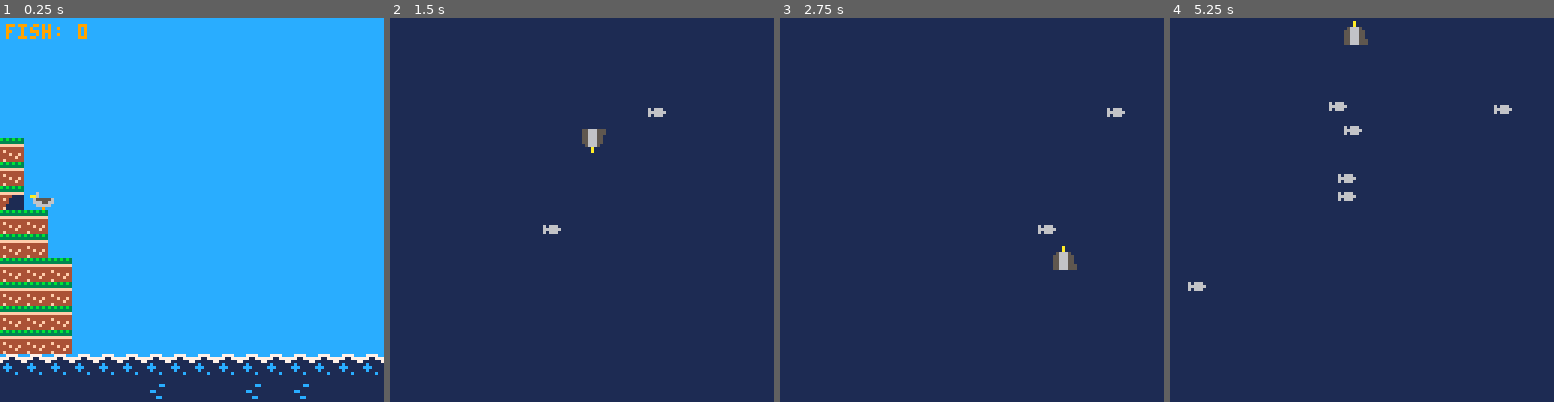
Above: before the commit, frames 1-4 (left to right).
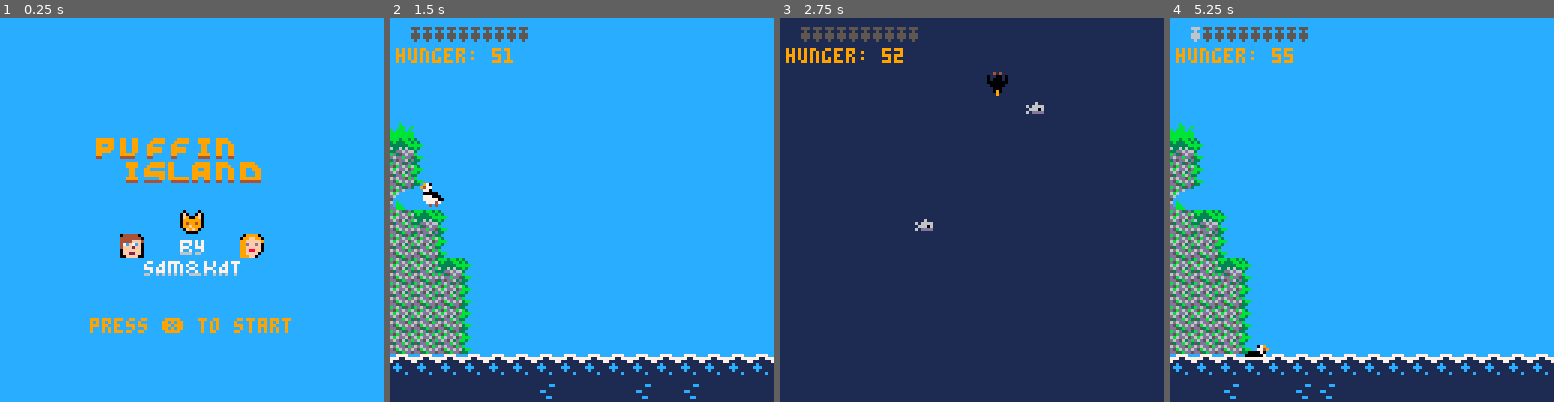
Above: after the commit, the same moments.

Repository: sam-higton/pico8-experiments
Game: PICO-8 cartridge tinygames/puffinisland.p8
The game is run twice, just before and just after one commit, with the same random seed, the same clock (stepped at 60 frames per second) and the same inputs.
Inputs:
- Up to frame 1 (0.25 s): no input
- Up to frame 2 (1.5 s): tap X (X key) at 0.33, 1.07 s; tap O (Z key) at 0.7 s
- Up to frame 3 (2.75 s): hold Right 1.6-2.1 s; tap O (Z key) at 1.7, 2.1, 2.5 s; tap X (X key) at 1.85 s; hold Up 2.15-2.42 s; hold Right from 2.47 s (still down)
- Up to frame 4 (5.25 s): tap O (Z key) every 0.4 s from 2.9 to 4.9 s; tap X (X key) at 2.97, 4.08, 5.2 s; release Right at 3.03 s; hold Left 3.08-3.58 s; hold Down 3.63-3.97 s; hold Right 4.02-4.68 s; hold Up 4.73-5.03 s; hold Left from 5.08 s (still down)

The runs differ from the first frame. In frame 1, 24% of the frame differs, in the area x 0-100%, y 1-100%; in frame 2, 90%, in the area x 0-100%, y 0-100%; in frame 3, 2.0%; in frame 4, 90%.

Commit message:
finished

Diff:
--- a/tinygames/puffinisland.p8
+++ b/tinygames/puffinisland.p8
@@ -15,6 +15,8 @@
 -- game over
 
 poke(0x5f5c, 255) -- remove btnp repeat
+palt(0, false) -- make black not transparent
+palt(14, true) -- make pink transparent
 
 function objects_collide(a, b)
 	return a.x < b.x + 8
@@ -116,6 +118,7 @@
 		y = y,
 		dive_x = 0,
 		dive_y = 0,
+		cave_x=0,
 		velx = 0,
 		vely = 0,
 		dive_vely = 0,
@@ -132,6 +135,7 @@
 		terminal_velocity = 2.5,
 		dive_rate = 0.5,
 		fish_in_mouth = 0,
+		chick_hunger = 50,
 		collision_state = {
 			has_col = false,
 			topleft = false,
@@ -184,8 +188,66 @@
 	)
 end
 
+function puffin:draw_cave()
+	printh("FISH: ".. self.fish_in_mouth)
+	if self.fish_in_mouth > 0 then
+		sprite = 66
+	else
+		sprite = 64
+	end
+	spr(
+		sprite,
+		self.cave_x,
+		57, 2,2,
+		self.moving_right
+	)
+end
+
 function puffin:collide(flag)
 	return collide(flag, self.x, self.y)
+end
+
+function puffin:enter_cave()
+	self.cave_x = 70
+	scene = 'cave'
+end
+
+function puffin:exit_cave()
+	self.x = 10
+	self.moving_right = true
+	scene = 'main'
+end
+
+function puffin:update_cave()
+	if btn(⬅️) then
+		self.moving_left = true
+	else
+		self.moving_left = false
+	end
+
+	if btn(➡️) then
+		self.moving_right = true
+	else
+		self.moving_right = false
+	end
+
+	if self.moving_left and self.cave_x > 27 then
+		self.cave_x -= 1
+	end
+
+	if self.moving_right then
+		self.cave_x += 1
+	end
+
+	if self.cave_x < 30 then
+		self.chick_hunger -= self.fish_in_mouth * 2
+		self.fish_in_mouth = 0
+	end
+
+
+	if self.cave_x > 75 then
+		self:exit_cave()
+	end
 end
 
 function puffin:start_dive()
@@ -257,7 +319,9 @@
 
 function puffin:check_inputs()
 	if btnp(🅾️) then
-		self.diving = true
+		if self.x > 24 then
+			self.diving = true
+		end
 		return
 	end
 
@@ -349,6 +413,9 @@
 		self.vely = 0
 	end
 
+	if collide(5, self.x, self.y).has_col then
+		self:enter_cave()
+	end
 	-- self.x = next_x
 	self.y = next_y
 
@@ -369,8 +436,37 @@
 end
 --end puffin
 
+function start_game()
+	player_puffin = puffin.new(10, 54)
+	scene = 'main'
+end
+
+function draw_start_screen()
+	cls(12)
+	map(16, 0)
+	print("press ❎ to start", 30, 100, 9)
+end
+
+function update_start_screen()
+	if btnp(❎) then
+		start_game()
+	end
+end
+
 function _init()
-	player_puffin = puffin.new(10, 54)
+	scene = 'start'
+end
+
+function draw_game_over()
+	cls(12)
+	map(32, 0)
+	-- print("game over", 50, 50, 9)
+end
+
+function update_game_over()
+	if btnp(❎) then
+		scene = 'start'
+	end
 end
 
 function _update()
@@ -378,15 +474,30 @@
 		player_puffin:update()
 	elseif scene == 'diving' then
 		player_puffin:update_dive()
-	end
-
-	if t() % 3 == 0 then
-		for i = 0, 15 do
-			val = 18
-			if rnd() > 0.8 then
-				val = 19
+	elseif scene == 'cave' then
+		player_puffin:update_cave()
+	elseif scene == 'start' then
+		update_start_screen()
+	elseif scene == 'game_over' then
+		update_game_over()
+	end
+
+	if scene == 'main' or scene == 'diving' or scene == 'cave' then
+		if t() % 3 == 0 then
+			for i = 0, 15 do
+				val = 18
+				if rnd() > 0.8 then
+					val = 19
+				end
+				mset(i, 15, val)
 			end
-			mset(i, 15, val)
+		end
+
+		if t() % 1 == 0 then
+			player_puffin.chick_hunger += 1
+			if player_puffin.chick_hunger >= 100 then
+				scene = 'game_over'
+			end
 		end
 	end
 end
@@ -396,12 +507,97 @@
 		cls(12)
 		map()
 		player_puffin:draw()
-		print("fish: " .. player_puffin.fish_in_mouth, 2, 2, 9)
+
 	elseif scene == 'diving' then
 		cls(1)
 		player_puffin:draw_diving()
-	end
-end
+	elseif scene == 'cave' then
+		cls(12)
+		map(0,16)
+		player_puffin:draw_cave()
+	elseif scene == 'start' then
+		draw_start_screen()
+	elseif scene == 'game_over' then
+		draw_game_over()
+	end
+
+	if scene == 'main' or scene == 'diving' or scene == 'cave' then
+		print("hunger: " .. player_puffin.chick_hunger, 2, 10, 9)
+
+		for i=1, 10 do
+			if i <= player_puffin.fish_in_mouth then
+				fish_icon = 7
+			else
+				fish_icon = 6
+			end
+			spr(fish_icon, 3 + (i*4), 3)
+		end
+	end
+end
+…(64 lines of a section not shown)…
 
 
 
@@ -429,22 +625,38 @@
 
 
 __gff__
-0000000400000000000000000000000001030008000000000000000000000000210000000000000000000000000000000000000000000000000000000000000000000000000000000000000000000000000000000000000000000000000000000000000000000000000000000000000000000000000000000000000000000000
+0000000400000000000000000000000001030008000000000000000000000000210101000000000000000000000000000100000000000000000000000000000000000000000000000000000000000000000000000000000000000000000000000000000000000000000000000000000000000000000000000000000000000000
 0000000000000000000000000000000000000000000000000000000000000000000000000000000000000000000000000000000000000000000000000000000000000000000000000000000000000000000000000000000000000000000000000000000000000000000000000000000000000000000000000000000000000000
 __map__
 0000000000000000000000000000000000000000000000000000000000000000000000000000000000000000000000000000000000000000000000000000000000000000000000000000000000000000000000000000000000000000000000000000000000000000000000000000000000000000000000000000000000000000
 0000000000000000000000000000000000000000000000000000000000000000000000000000000000000000000000000000000000000000000000000000000000000000000000000000000000000000000000000000000000000000000000000000000000000000000000000000000000000000000000000000000000000000
 0000000000000000000000000000000000000000000000000000000000000000000000000000000000000000000000000000000000000000000000000000000000000000000000000000000000000000000000000000000000000000000000000000000000000000000000000000000000000000000000000000000000000000
 0000000000000000000000000000000000000000000000000000000000000000000000000000000000000000000000000000000000000000000000000000000000000000000000000000000000000000000000000000000000000000000000000000000000000000000000000000000000000000000000000000000000000000
+3400000000000000000000000000000000000000000000000000000000000000000000000000000000000000000000000000000000000000000000000000000000000000000000000000000000000000000000000000000000000000000000000000000000000000000000000000000000000000000000000000000000000000
+2125000000000000000000000000000000000000808182828384000000000000000000000000000000000000000000000000000000000000000000000000000000000000000000000000000000000000000000000000000000000000000000000000000000000000000000000000000000000000000000000000000000000000
+3025000000000000000000000000000000000000008385868784880000000000000000000000000000000000000000000000000000000000000000000000000000000000000000000000000000000000000000000000000000000000000000000000000000000000000000000000000000000000000000000000000000000000
+2000000000000000000000000000000000000000000000000000000000000000000000000000000000000000000000000000000000000000000000000000000000000000000000000000000000000000000000000000000000000000000000000000000000000000000000000000000000000000000000000000000000000000
+3010250000000000000000000000000000000000000000898a000000000000000000000000008b878c8d0000000000000000000000000000000000000000000000000000000000000000000000000000000000000000000000000000000000000000000000000000000000000000000000000000000000000000000000000000
+303025000000000000000000000000000000000000a000989900a100000000000000000000008e8f8d9f0000000000000000000000000000000000000000000000000000000000000000000000000000000000000000000000000000000000000000000000000000000000000000000000000000000000000000000000000000
+30301025000000000000000000000000000000000000a8a9aaab000000000000000000000000000000000000000000000000000000000000000000000000000000000000000000000000000000000000000000000000000000000000000000000000000000000000000000000000000000000000000000000000000000000000
+3030302500000000000000000000000000000000000000000000000000000000000000000000000000000000000000000000000000000000000000000000000000000000000000000000000000000000000000000000000000000000000000000000000000000000000000000000000000000000000000000000000000000000
+3030302500000000000000000000000000000000000000000000000000000000000000000000000000000000000000000000000000000000000000000000000000000000000000000000000000000000000000000000000000000000000000000000000000000000000000000000000000000000000000000000000000000000
+3030302500000000000000000000000000000000000000000000000000000000000000000000000000000000000000000000000000000000000000000000000000000000000000000000000000000000000000000000000000000000000000000000000000000000000000000000000000000000000000000000000000000000
+1111111111111111111111111111111100000000000000000000000000000000000000000000000000000000000000000000000000000000000000000000000000000000000000000000000000000000000000000000000000000000000000000000000000000000000000000000000000000000000000000000000000000000
+1212121212121312121213121312121200000000000000000000000000000000000000000000000000000000000000000000000000000000000000000000000000000000000000000000000000000000000000000000000000000000000000000000000000000000000000000000000000000000000000000000000000000000
 0000000000000000000000000000000000000000000000000000000000000000000000000000000000000000000000000000000000000000000000000000000000000000000000000000000000000000000000000000000000000000000000000000000000000000000000000000000000000000000000000000000000000000
-1000000000000000000000000000000000000000000000000000000000000000000000000000000000000000000000000000000000000000000000000000000000000000000000000000000000000000000000000000000000000000000000000000000000000000000000000000000000000000000000000000000000000000
-1000000000000000000000000000000000000000000000000000000000000000000000000000000000000000000000000000000000000000000000000000000000000000000000000000000000000000000000000000000000000000000000000000000000000000000000000000000000000000000000000000000000000000
-2000000000000000000000000000000000000000000000000000000000000000000000000000000000000000000000000000000000000000000000000000000000000000000000000000000000000000000000000000000000000000000000000000000000000000000000000000000000000000000000000000000000000000
-1010000000000000000000000000000000000000000000000000000000000000000000000000000000000000000000000000000000000000000000000000000000000000000000000000000000000000000000000000000000000000000000000000000000000000000000000000000000000000000000000000000000000000
-1010000000000000000000000000000000000000000000000000000000000000000000000000000000000000000000000000000000000000000000000000000000000000000000000000000000000000000000000000000000000000000000000000000000000000000000000000000000000000000000000000000000000000
-1010100000000000000000000000000000000000000000000000000000000000000000000000000000000000000000000000000000000000000000000000000000000000000000000000000000000000000000000000000000000000000000000000000000000000000000000000000000000000000000000000000000000000
-1010100000000000000000000000000000000000000000000000000000000000000000000000000000000000000000000000000000000000000000000000000000000000000000000000000000000000000000000000000000000000000000000000000000000000000000000000000000000000000000000000000000000000
-1010100000000000000000000000000000000000000000000000000000000000000000000000000000000000000000000000000000000000000000000000000000000000000000000000000000000000000000000000000000000000000000000000000000000000000000000000000000000000000000000000000000000000
-1010100000000000000000000000000000000000000000000000000000000000000000000000000000000000000000000000000000000000000000000000000000000000000000000000000000000000000000000000000000000000000000000000000000000000000000000000000000000000000000000000000000000000
-1111111111111111111111111111111111110000000000000000000000000000000000000000000000000000000000000000000000000000000000000000000000000000000000000000000000000000000000000000000000000000000000000000000000000000000000000000000000000000000000000000000000000000
-1212121212121312121213121312121212120000000000000000000000000000000000000000000000000000000000000000000000000000000000000000000000000000000000000000000000000000000000000000000000000000000000000000000000000000000000000000000000000000000000000000000000000000
+0000000000000000000000000000000000000000000000000000000000000000000000000000000000000000000000000000000000000000000000000000000000000000000000000000000000000000000000000000000000000000000000000000000000000000000000000000000000000000000000000000000000000000
+3434343434000000000000000000000000000000000000000000000000000000000000000000000000000000000000000000000000000000000000000000000000000000000000000000000000000000000000000000000000000000000000000000000000000000000000000000000000000000000000000000000000000000
+2121212121263434343434000000000000000000000000000000000000000000000000000000000000000000000000000000000000000000000000000000000000000000000000000000000000000000000000000000000000000000000000000000000000000000000000000000000000000000000000000000000000000000
+3030303030101010101010250000000000000000000000000000000000000000000000000000000000000000000000000000000000000000000000000000000000000000000000000000000000000000000000000000000000000000000000000000000000000000000000000000000000000000000000000000000000000000
+3030303030303030242323000000000000000000000000000000000000000000000000000000000000000000000000000000000000000000000000000000000000000000000000000000000000000000000000000000000000000000000000000000000000000000000000000000000000000000000000000000000000000000
+3030242323232323000000000000000000000000000000000000000000000000000000000000000000000000000000000000000000000000000000000000000000000000000000000000000000000000000000000000000000000000000000000000000000000000000000000000000000000000000000000000000000000000
+3030250000000000000000000000000000000000000000000000000000000000000000000000000000000000000000000000000000000000000000000000000000000000000000000000000000000000000000000000000000000000000000000000000000000000000000000000000000000000000000000000000000000000
+3030260534343434340000000000000000000000000000000000000000000000000000000000000000000000000000000000000000000000000000000000000000000000000000000000000000000000000000000000000000000000000000000000000000000000000000000000000000000000000000000000000000000000
+3030302222222222222222260000000000000000000000000000000000000000000000000000000000000000000000000000000000000000000000000000000000000000000000000000000000000000000000000000000000000000000000000000000000000000000000000000000000000000000000000000000000000000
+3030303030303030303030302500000000000000000000000000000000000000000000000000000000000000000000000000000000000000000000000000000000000000000000000000000000000000000000000000000000000000000000000000000000000000000000000000000000000000000000000000000000000000
+3030303030303030303030302500000000000000000000000000000000000000000000000000000000000000000000000000000000000000000000000000000000000000000000000000000000000000000000000000000000000000000000000000000000000000000000000000000000000000000000000000000000000000
+3030303030303030303030302600000000000000000000000000000000000000000000000000000000000000000000000000000000000000000000000000000000000000000000000000000000000000000000000000000000000000000000000000000000000000000000000000000000000000000000000000000000000000
+3030303030303030303030303025000000000000000000000000000000000000000000000000000000000000000000000000000000000000000000000000000000000000000000000000000000000000000000000000000000000000000000000000000000000000000000000000000000000000000000000000000000000000
+3030303030303030303030303025000000000000000000000000000000000000000000000000000000000000000000000000000000000000000000000000000000000000000000000000000000000000000000000000000000000000000000000000000000000000000000000000000000000000000000000000000000000000
+3030303030303030303030303025000000000000000000000000000000000000000000000000000000000000000000000000000000000000000000000000000000000000000000000000000000000000000000000000000000000000000000000000000000000000000000000000000000000000000000000000000000000000
--- /dev/null
+++ b/tinygames/puffinislandk.p8
@@ -0,0 +1,88 @@
+pico-8 cartridge // http://www.pico-8.com
+version 42
+__lua__
+export .png
+folder
+folder
+save puffinisland.p8
+save
+> save puffinisland.p8
+> save yourgame.p8
+> save
+…(67 lines of a section not shown)…
+__map__
+4142434344451b1b1b1b1b1b1b1b1b1b00000000000000000000000000000000000000000000000000000000000000000000000000000000000000000000000000000000000000000000000000000000000000000000000000000000000000000000000000000000000000000000000000000000000000000000000000000000
+4446474845491b1b1b031b061b081b1b00626262626262626261616161616161616100000000000000000000000000000000000000000000000000000000000000000000000000000000000000000000000000000000000000000000000000000000000000000000000000000000000000000000000000000000000000000000
+521b53545657581b01041b1b1b1b1b1b00624142434344456261616161616161616100000000000000000000000000000000000000000000000000000000000000000000000000000000000000000000000000000000000000000000000000000000000000000000000000000000000000000000000000000000000000000000
+1d1d1b1b1b1d1d1d1d1d1b1e1e1e091e00624446474845496261617b487c7d61616100000000000000000000000000000000000000000000000000000000000000000000000000000000000000000000000000000000000000000000000000000000000000000000000000000000000000000000000000000000000000000000
+2121244b1b21212121212412121a121a00626262626262626261617e7f7d6f61616100000000000000000000000000000000000000000000000000000000000000000000000000000000000000000000000000000000000000000000000000000000000000000000000000000000000000000000000000000000000000000000
+30311b4c1b30232222221b18121a171200626262797a62626261616161616161616100000000000000000000000000000000000000000000000000000000000000000000000000000000000000000000000000000000000000000000000000000000000000000000000000000000000000000000000000000000000000000000
+3030244c1b30241b26271b15161a1a180062626c65666d616261616161616161616100000000000000000000000000000000000000000000000000000000000000000000000000000000000000000000000000000000000000000000000000000000000000000000000000000000000000000000000000000000000000000000
+3030244e1b30250536371b1a171a181a00626274757677616161616161616161616100000000000000000000000000000000000000000000000000000000000000000000000000000000000000000000000000000000000000000000000000000000000000000000000000000000000000000000000000000000000000000000
+3030241b1b3030212121241a1a1a1a1a00626262626262626261616161616161616100000000000000000000000000000000000000000000000000000000000000000000000000000000000000000000000000000000000000000000000000000000000000000000000000000000000000000000000000000000000000000000
Not shown, changed: 88 lines of the sprite sheet (__gfx__) section of tinygames/puffinisland.p8
Not shown, changed: 65 lines of the sprite sheet (__gfx__) section of tinygames/puffinislandk.p8
